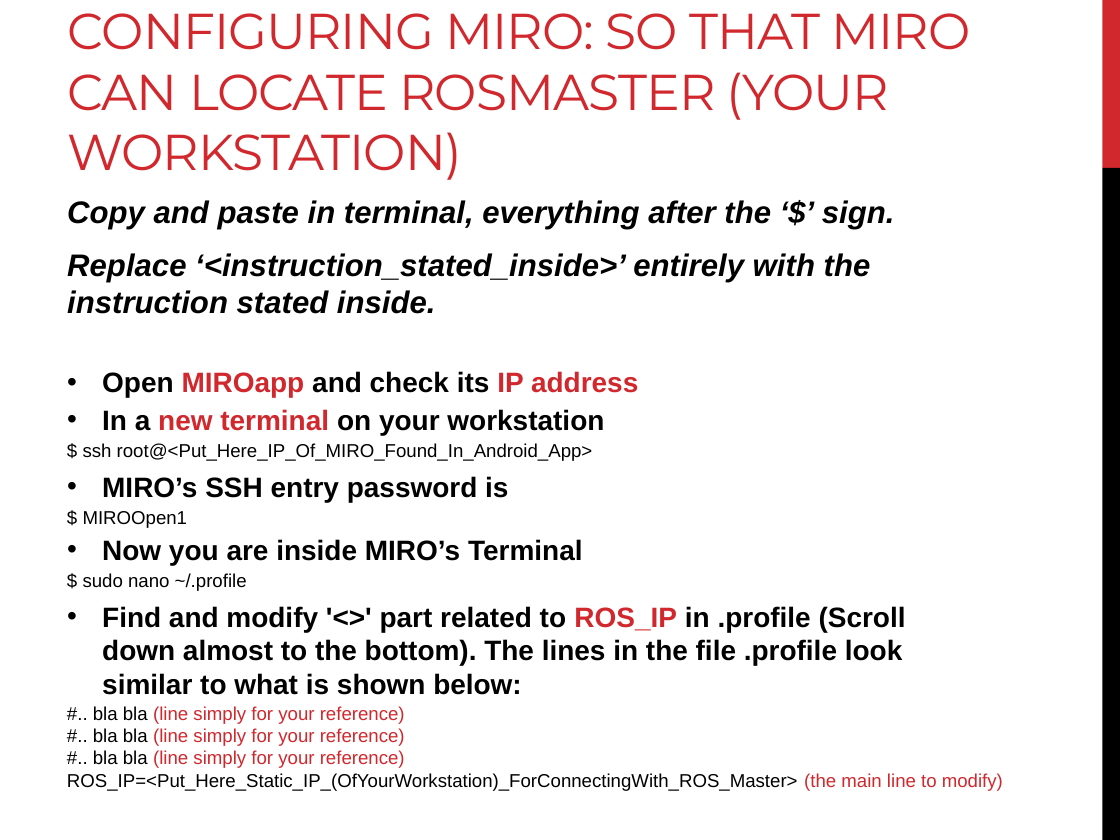
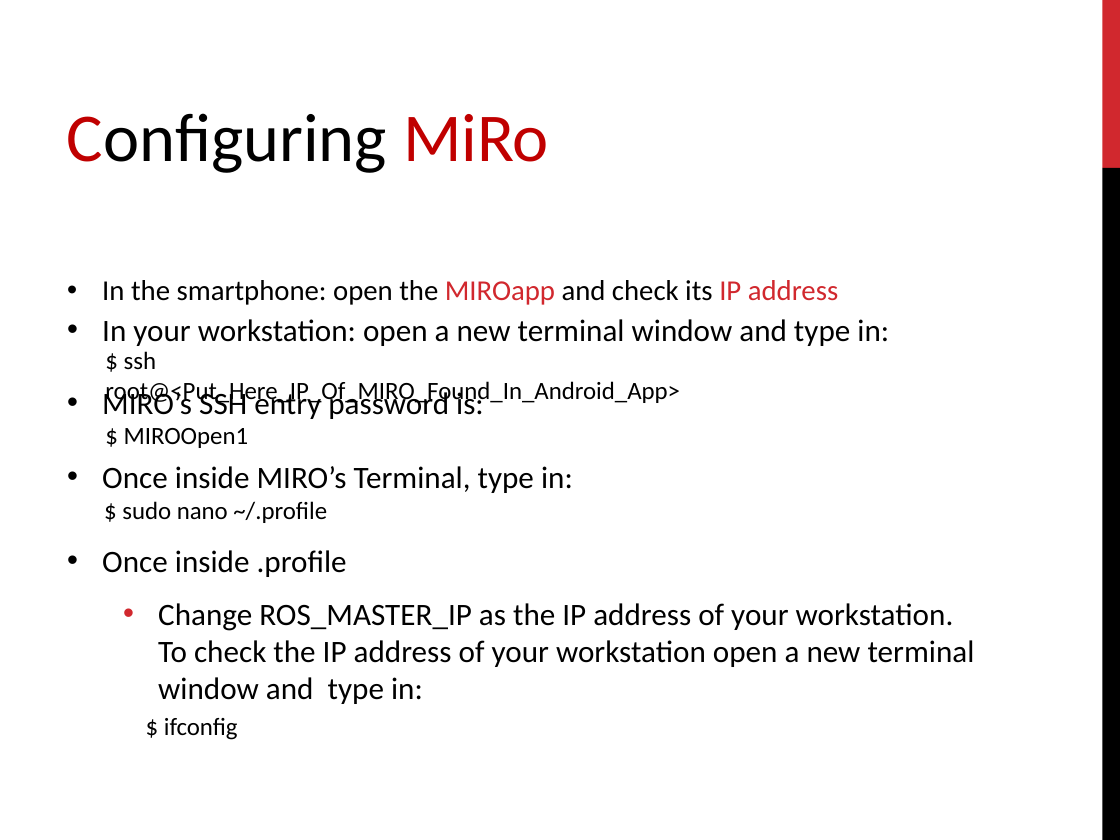
Before and after one commit to EmaroLab/MIRO, a slide deck: slide 9 of MIRO_setup.pptx. Drawn at 1120x840 pixels with LibreOffice and Linux fonts; fonts in the diff are those of the drawing. Boxes give left, top, right and bottom in pixels: in the first picture for what was removed or moved away, otherwise in the second. Text is boxed around its words. In the diff, an @@ line names an element or a change of style, - is before the commit and + after.

```diff
--- a/MIRO_setup.pptx
+++ b/MIRO_setup.pptx
@@ title removed at bbox=[67, 13, 970, 180] @@
-CONFIGURING MIRO: SO THAT MIRO CAN LOCATE ROSMASTER (YOUR WORKSTATION)
@@ text added at bbox=[67, 113, 549, 173], 44 pt, text #000000 @@
+Configuring MiRo
@@ text removed at bbox=[67, 200, 895, 314] @@
-Copy and paste in terminal, everything after the ‘$’ sign.
-Replace ‘<instruction_stated_inside>’ entirely with the instruction stated inside.
@@ text at bbox=[102, 280, 838, 305]: text changed; size 18 to 18.5 pt; font Arial to Calibri; text colour #D1282E to #000000; bold off @@
-• Open MIROapp and check its IP address
+• In the smartphone: open the MIROapp and check its IP address
@@ text at bbox=[102, 319, 889, 346]: text changed; size 18 to 20 pt; font Arial to Calibri; bold off @@
-• In a new terminal on your workstation
+• In your workstation: open a new terminal window and type in:
@@ text "$ ssh root@<Put_Here_IP_Of_MIRO_Found_In_Android_App>": place and size @@
-text "$ ssh root@<Put_Here_IP_Of_MIRO_Found_In_Android_App>" at bbox=[83, 443, 593, 461]
+text "$ ssh root@<Put_Here_IP_Of_MIRO_Found_In_Android_App>" at bbox=[105, 351, 680, 405]
@@ text at bbox=[102, 388, 484, 419]: text changed; size 18 to 20 pt; font Arial to Calibri; bold off @@
-• MIRO’s SSH entry password is
+• MIRO’s SSH entry password is:
@@ size 12 to 16 pt, font Arial to Calibri in 3 elements at bbox=[122, 501, 327, 523], bbox=[105, 351, 680, 405], bbox=[124, 428, 249, 448] @@
@@ text "$ MIROOpen1": place and size @@
-text "$ MIROOpen1" at bbox=[83, 511, 188, 528]
+text "$ MIROOpen1" at bbox=[124, 428, 249, 448]
@@ text at bbox=[102, 466, 573, 493]: text changed; size 18 to 20 pt; font Arial to Calibri; bold off @@
-• Now you are inside MIRO’s Terminal
+• Once inside MIRO’s Terminal, type in:
@@ text "$ sudo nano ~/.profile": place and size @@
-text "$ sudo nano ~/.profile" at bbox=[83, 573, 247, 591]
+text "$ sudo nano ~/.profile" at bbox=[122, 501, 327, 523]
@@ text added at bbox=[102, 550, 975, 740], 20 pt, text #000000 @@
+• Once inside .profile
+  • Change ROS_MASTER_IP as the IP address of your workstation. To check the IP address of your workstation open a new terminal window and type in:
+  $ ifconfig
@@ text removed at bbox=[102, 606, 906, 695] @@
-• Find and modify '<>' part related to ROS_IP in .profile (Scroll down almost to the bottom). The lines in the file .profile look similar to what is shown below:
@@ text removed at bbox=[67, 706, 1003, 791] @@
-#.. bla bla (line simply for your reference)
-#.. bla bla (line simply for your reference)
-#.. bla bla (line simply for your reference)
-ROS_IP=<Put_Here_Static_IP_(OfYourWorkstation)_ForConnectingWith_ROS_Master> (the main line to modify)
```
Also in this commit, not shown: 10 other slides changed, 2 slides added, 1 slide removed, 3 other files.
